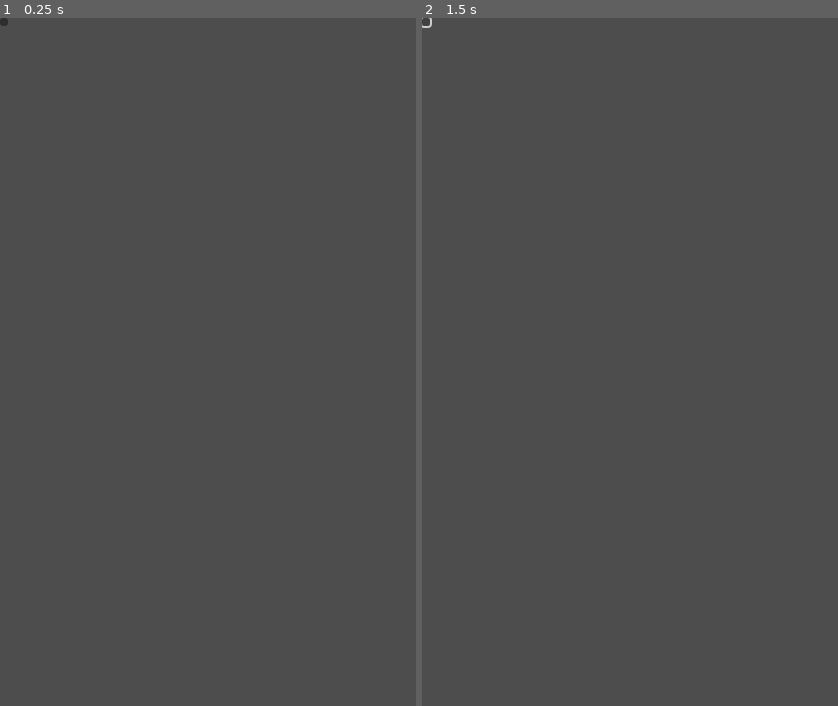
Above: before the commit, frames 1-2 (left to right).
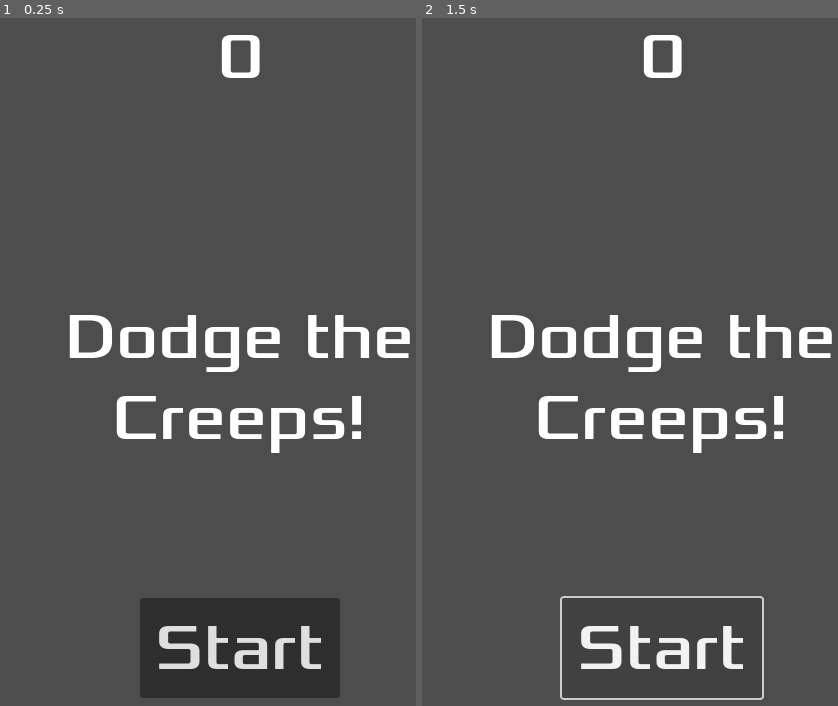
Above: after the commit, the same moments.

Repository: BenjaminLawrence/First2DGameGDScript
Game: Godot game, scene res://hud.tscn
Two runs of this game, one before a commit and one after it. Both use one fixed random seed, a clock stepped at 60 frames per second and the inputs below. The project has no main scene, so this scene is started directly.
Inputs (mouse positions are in pixels of both pictures, inside the frame that each line leads up to; where the layout moved, square brackets give the same spot in the first picture):
- Up to frame 1 (0.25 s): no input
- Up to frame 2 (1.5 s): click (663, 650) [426, 24] at 0.5 s; click (663, 650) [426, 24] at 1.25 s

The runs differ from the first frame. In frame 1, 11% of the frame differs, in the area x 0-99%, y 0-99%; in frame 2, 5.4%.

Commit message:
Updated font and position for nodes

Diff:
--- a/hud.tscn
+++ b/hud.tscn
@@ -1,17 +1,59 @@
-[gd_scene format=3 uid="uid://c456f0xxnho77"]
+[gd_scene load_steps=2 format=3 uid="uid://c456f0xxnho77"]
+
+[ext_resource type="FontFile" uid="uid://crbotbxiluilv" path="res://fonts/Xolonium-Regular.ttf" id="1_71dyv"]
 
 [node name="HUD" type="CanvasLayer"]
 
 [node name="ScoreLabel" type="Label" parent="."]
-offset_right = 40.0
-offset_bottom = 23.0
+anchors_preset = 5
+anchor_left = 0.5
+anchor_right = 0.5
+offset_left = -67.5
+offset_right = 67.5
+offset_bottom = 78.0
+grow_horizontal = 2
+theme_override_fonts/font = ExtResource("1_71dyv")
+theme_override_font_sizes/font_size = 64
+text = "0
+"
+horizontal_alignment = 1
+vertical_alignment = 1
 
 [node name="Message" type="Label" parent="."]
-offset_right = 40.0
-offset_bottom = 23.0
+anchors_preset = 8
+anchor_left = 0.5
+anchor_top = 0.5
+anchor_right = 0.5
+anchor_bottom = 0.5
+offset_left = -240.0
+offset_top = -120.0
+offset_right = 240.0
+offset_bottom = 120.0
+grow_horizontal = 2
+grow_vertical = 2
+theme_override_fonts/font = ExtResource("1_71dyv")
+theme_override_font_sizes/font_size = 64
+text = "Dodge the Creeps!"
+horizontal_alignment = 1
+vertical_alignment = 1
+autowrap_mode = 2
 
 [node name="StartButton" type="Button" parent="."]
-offset_right = 8.0
-offset_bottom = 8.0
+anchors_preset = 7
+anchor_left = 0.5
+anchor_top = 1.0
+anchor_right = 0.5
+anchor_bottom = 1.0
+offset_left = -100.0
+offset_top = -140.0
+offset_right = 100.0
+offset_bottom = -40.0
+grow_horizontal = 2
+grow_vertical = 0
+theme_override_fonts/font = ExtResource("1_71dyv")
+theme_override_font_sizes/font_size = 64
+text = "Start"
 
 [node name="MessageTimer" type="Timer" parent="."]
+wait_time = 2.0
+one_shot = true
